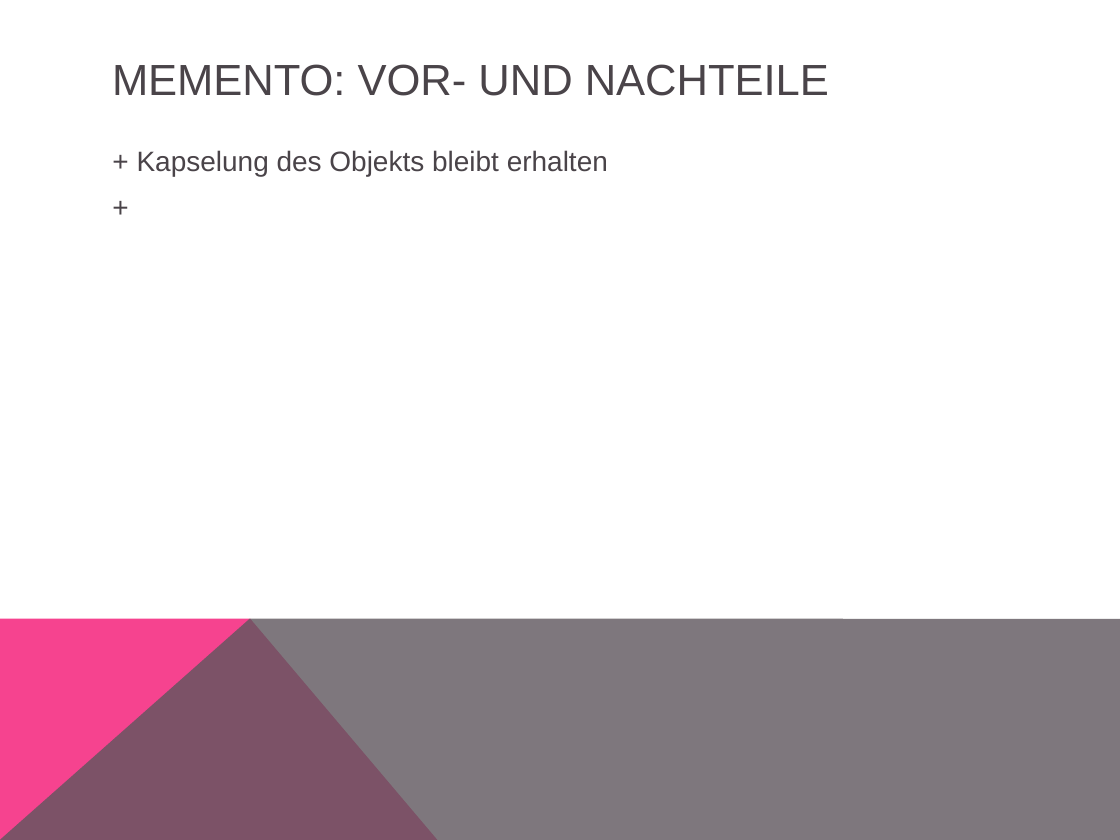
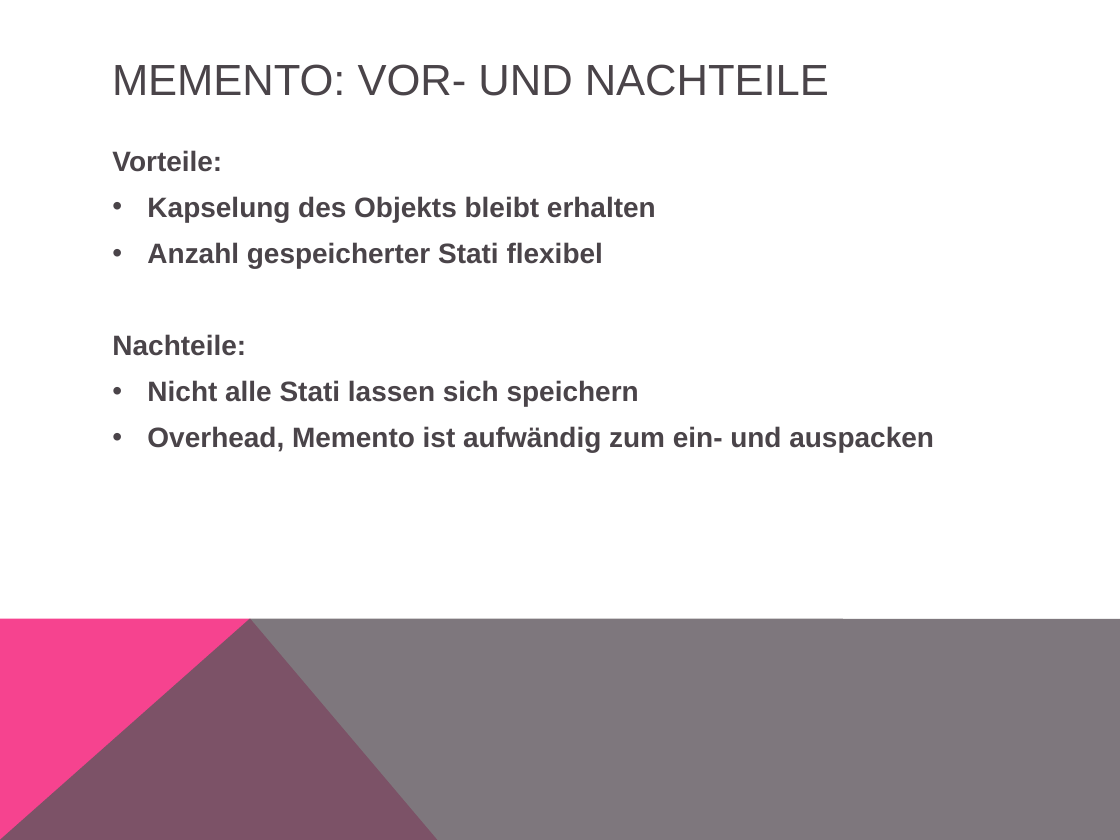
Before and after one commit to simonkrenger/ch.bfh.bti7081.s2013.pink, a slide deck: slide 10 of Project Pink/doc/tasks/task13/Memento Pattern.pptx. Drawn at 1120x840 pixels with LibreOffice and Linux fonts; fonts in the diff are those of the drawing. Boxes give left, top, right and bottom in pixels: in the first picture for what was removed or moved away, otherwise in the second. Text is boxed around its words. In the diff, an @@ line names an element or a change of style, - is before the commit and + after.

Commit message:
Added Memento pattern presentation, slight modification of Session

```diff
--- a/Project Pink/doc/tasks/task13/Memento Pattern.pptx
+++ b/Project Pink/doc/tasks/task13/Memento Pattern.pptx
@@ text at bbox=[112, 150, 934, 452]: text changed; bold on @@
-+ Kapselung des Objekts bleibt erhalten
-+
+Vorteile:
+• Kapselung des Objekts bleibt erhalten
+• Anzahl gespeicherter Stati flexibel
+Nachteile:
+• Nicht alle Stati lassen sich speichern
+• Overhead, Memento ist aufwändig zum ein- und auspacken
```
Also in this commit, not shown: 4 other slides changed, 1 slide added, 1 other file.
